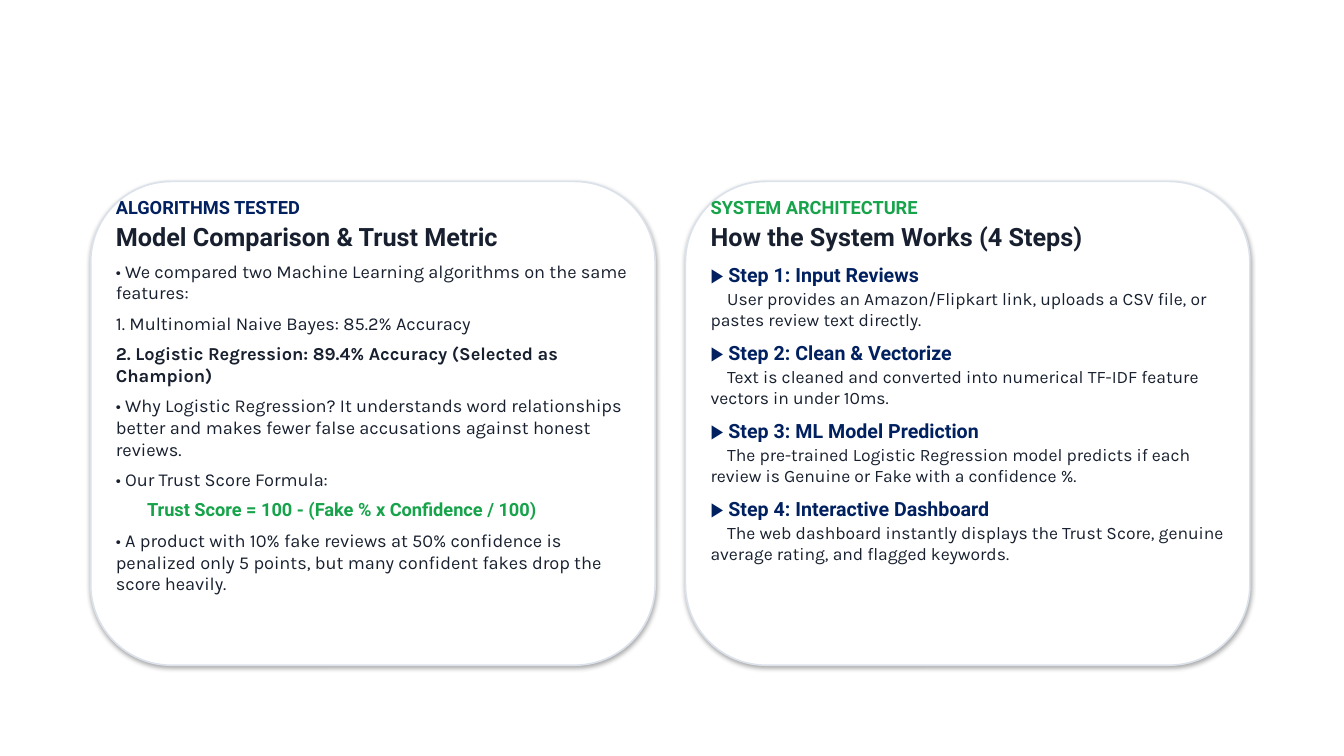
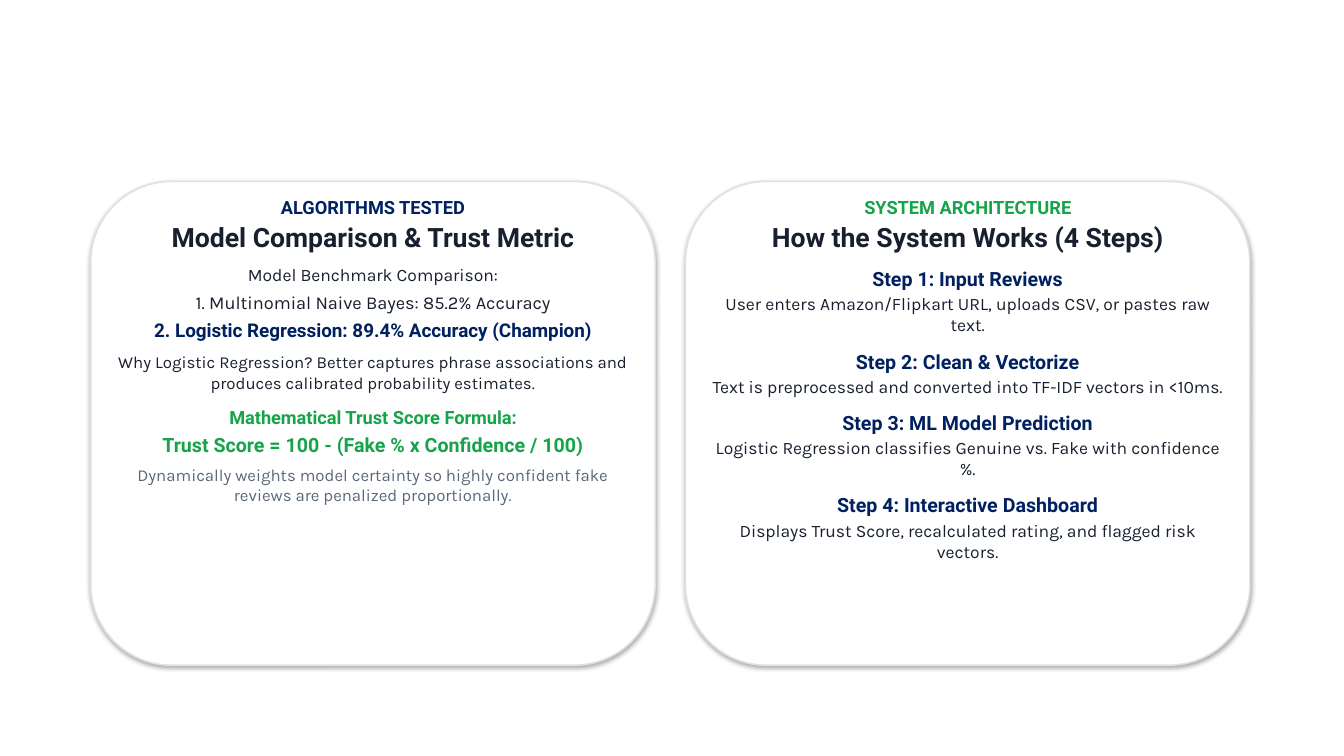
Before and after one commit to muskanpapdiwal/TrustCheck, a slide deck: slide 6 of TrustCheck_Midsem_Presentation.pptx. Drawn at 1344x756 pixels with LibreOffice and Linux fonts; fonts in the diff are those of the drawing; background and template pictures are left out. Boxes give left, top, right and bottom in pixels: in the first picture for what was removed or moved away, otherwise in the second. Text is boxed around its words. In the diff, an @@ line names an element or a change of style, - is before the commit and + after.

```diff
--- a/TrustCheck_Midsem_Presentation.pptx
+++ b/TrustCheck_Midsem_Presentation.pptx
@@ text at (x1=162, y1=201, x2=583, y2=456): size 18 to 19 pt in "Model Comparison & Trust Metric"; size 13 to 14 pt in "Trust Score = 100 - (Fake % ..."; alignment left to centre; less space between paragraphs @@
@@ text at (x1=772, y1=201, x2=1164, y2=253): size 18 to 19 pt in "How the System Works (4 Steps)"; alignment left to centre @@
@@ text at (x1=248, y1=269, x2=498, y2=285): text changed; size 13 to 12.5 pt @@
-• We compared two Machine Learning algorithms on the same features:
+Model Benchmark Comparison:
@@ text at (x1=713, y1=271, x2=1223, y2=559): text changed @@
-▶ Step 1: Input Reviews
-User provides an Amazon/Flipkart link, uploads a CSV file, or pastes review text directly.
-▶ Step 2: Clean & Vectorize
-Text is cleaned and converted into numerical TF-IDF feature vectors in under 10ms.
-▶ Step 3: ML Model Prediction
-The pre-trained Logistic Regression model predicts if each review is Genuine or Fake with a confidence %.
-▶ Step 4: Interactive Dashboard
-The web dashboard instantly displays the Trust Score, genuine average rating, and flagged keywords.
+Step 1: Input Reviews
+User enters Amazon/Flipkart URL, uploads CSV, or pastes raw text.
+Step 2: Clean & Vectorize
+Text is preprocessed and converted into TF-IDF vectors in <10ms.
+Step 3: ML Model Prediction
+Logistic Regression classifies Genuine vs. Fake with confidence %.
+Step 4: Interactive Dashboard
+Displays Trust Score, recalculated rating, and flagged risk vectors.
@@ text at (x1=118, y1=322, x2=627, y2=424): text changed; size 13 to 12 pt @@
-2. Logistic Regression: 89.4% Accuracy (Selected as Champion)
-• Why Logistic Regression? It understands word relationships better and makes fewer false accusations against honest reviews.
-• Our Trust Score Formula:
+2. Logistic Regression: 89.4% Accuracy (Champion)
+Why Logistic Regression? Better captures phrase associations and produces calibrated probability estimates.
+Mathematical Trust Score Formula:
@@ text at (x1=137, y1=469, x2=608, y2=505): text changed; size 13 to 12 pt; text colour #18202F to #5A6978 @@
-• A product with 10% fake reviews at 50% confidence is penalized only 5 points, but many confident fakes drop the score heavily.
+Dynamically weights model certainty so highly confident fake reviews are penalized proportionally.
```
Also in this commit, not shown: 6 other slides changed, 2 other files.
